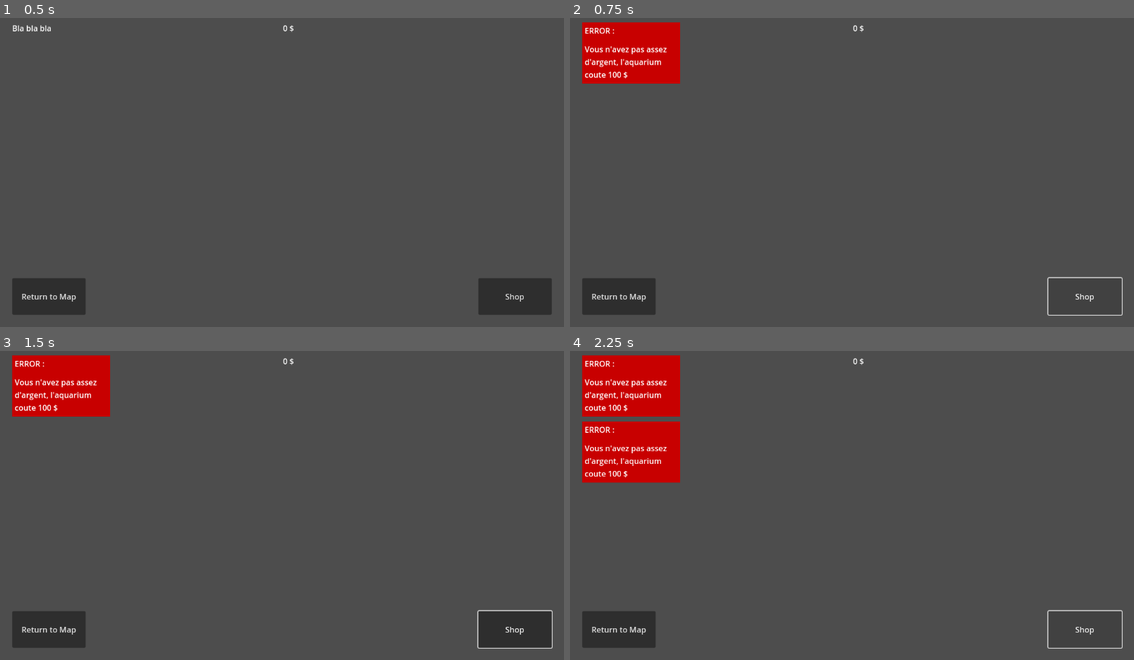
Above: before the commit, frames 1-4 (two rows, left to right).
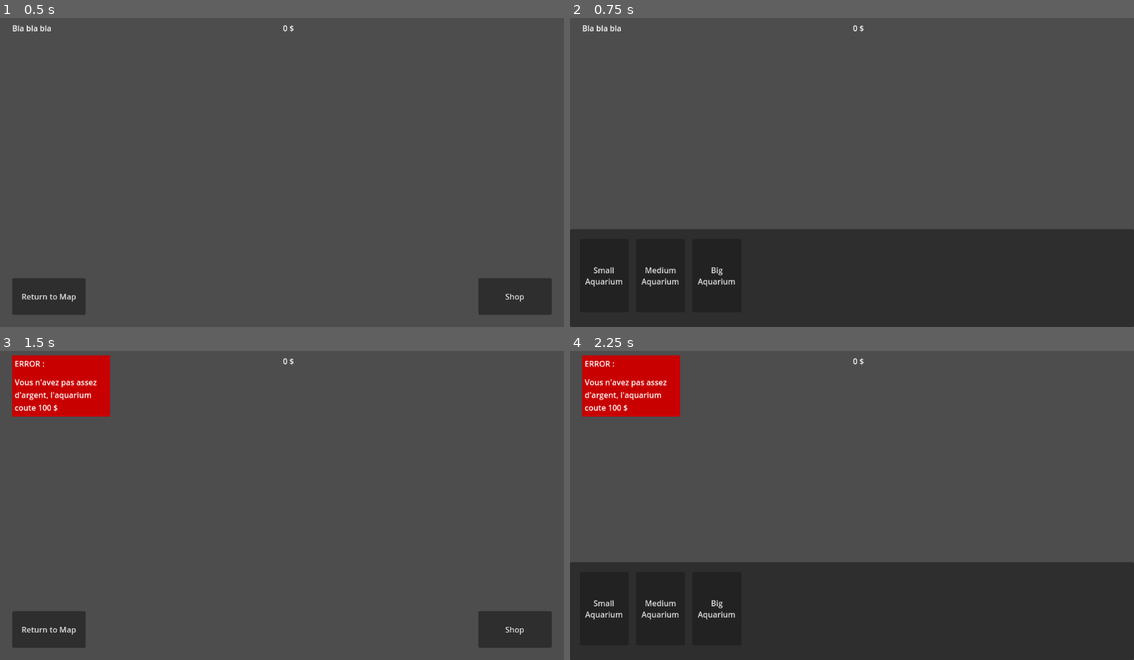
Above: after the commit, the same moments.

Repository: LeSaintRizBleu/poisson
Game: Godot game, scene res://core/aquarium/Aquarium.tscn
Two runs of this game, one before a commit and one after it. Both use one fixed random seed, a clock stepped at 60 frames per second and the inputs below. The engine's default icon, where the game draws it, is replaced by a stand-in: a white triangle on a blue panel in a dark square.
Inputs (mouse positions are in pixels of both pictures, inside the frame that each line leads up to):
- Up to frame 1 (0.5 s): no input
- Up to frame 2 (0.75 s): click "Shop" at 0.5 s
- Up to frame 3 (1.5 s): click (33, 607) at 1.25 s, where only the run after the commit has a clickable "Small Aquarium"
- Up to frame 4 (2.25 s): click "Shop" at 2 s

Frame 1 is identical in both runs. In frame 2, 32% of the frame differs, in the area x 0-100%, y 1-100%; in frame 3, 0.2%; in frame 4, 32%, in the area x 0-100%, y 22-100%.

Commit message:
aquarium shop

Diff:
--- a/core/aquarium/Aquarium.gd
+++ b/core/aquarium/Aquarium.gd
@@ -20,30 +20,33 @@
 			var x: float = aquarium["x"]
 			var y: float = aquarium["y"]
 			var pos: Vector2 = Vector2(x, y)
+			instance.type = aquarium["type"]
 			instance.global_position = pos
 			instance.id = id
 			structures.add_child(instance)
 
-func createTankGhost() -> void:
+func createTankGhost(type: String) -> void:
 	if Save.getMoney() < 100:
 		errorPopup("Vous n'avez pas assez d'argent, l'aquarium coute 100 $")
 	elif ghosts.get_child_count() == 0:
 		var instance: TankGhost = tankGhost.instantiate()
+		instance.type = type
 		ghosts.add_child(instance)
 		instance.createTank.connect(createTank)
 		instance.error.connect(errorPopup)
 
-func createTank(pos: Vector2) -> void:
+func createTank(pos: Vector2, type: String) -> void:
 	hud.update()
-	var id: String = Save.addAquirium(pos)
+	var id: String = Save.addAquirium(pos, type)
 	Save.saveData()
 	var instance: Tank = tank.instantiate()
 	instance.id = id
 	instance.global_position = pos
+	instance.type = type
 	structures.add_child(instance)
 
-func _on_aquarium_hud_create_tank() -> void:
-	createTankGhost()
+func _on_aquarium_hud_create_tank(type: String) -> void:
+	createTankGhost(type)
 
 func errorPopup(content: String) -> void:
 	hud.errorPopup(content)
--- a/core/globals/Save.gd
+++ b/core/globals/Save.gd
@@ -15,14 +15,14 @@
 	var aquariums: Dictionary = data["aquariums"]
 	return aquariums.duplicate(true)
 
-func addAquirium(pos: Vector2) -> String:
+func addAquirium(pos: Vector2, type: String) -> String:
 	var aquariums: Dictionary = data["aquariums"]
 	var aquariumId: String = "aquarium_%s" % aquariums.size()
 	aquariums[aquariumId] = {
 		"x": pos.x,
 		"y": pos.y,
 		"fishes": {},
-		"size": 50
+		"type": type
 	}
 	return aquariumId
 
--- a/core/tank/Tank.gd
+++ b/core/tank/Tank.gd
@@ -3,8 +3,14 @@
 
 var mouse_in: bool = false
 var id: String
+var type: String
+
+@onready var sprite: Sprite2D = $Sprite2D
 
 var visualisationUrl: String = "res://core/visualisation/Visualisation.tscn"
+
+func _ready() -> void:
+	getColorForType()
 
 func destroy() -> void:
 	queue_free()
@@ -25,3 +31,12 @@
 	if Context.ghostOn == false:
 		Context.tankId = id
 		get_tree().change_scene_to_file(visualisationUrl)
+
+func getColorForType() -> void:
+	match type:
+		"small":
+			sprite.modulate = Color("#00ff00")
+		"medium":
+			sprite.modulate = Color("#0000ff")
+		"big":
+			sprite.modulate = Color("#ff0000")
--- a/core/tank/TankGhost.gd
+++ b/core/tank/TankGhost.gd
@@ -2,6 +2,7 @@
 class_name TankGhost
 
 var can_be_placed: int = 0
+var type: String
 
 @onready var sprite: Sprite2D = $Sprite2D
 
@@ -32,7 +33,7 @@
 func create_struct() -> void:
 	if can_be_placed == 0:
 		Save.subMoney(100)
-		createTank.emit(get_pos_in_grid())
+		createTank.emit(get_pos_in_grid(), type)
 		destroy()
 	else:
 		error.emit("L'objet ne peut pas être placé ici, l'espace n'est pas libre.")
--- a/core/ui/aquariumHUD/aquariumHUD.tscn
+++ b/core/ui/aquariumHUD/aquariumHUD.tscn
@@ -1,7 +1,8 @@
-[gd_scene load_steps=3 format=3 uid="uid://emlhy8hilx00"]
+[gd_scene load_steps=4 format=3 uid="uid://emlhy8hilx00"]
 
 [ext_resource type="Script" uid="uid://03yckactusbs" path="res://core/ui/aquariumHUD/aquarium_hud.gd" id="1_kg4aj"]
 [ext_resource type="PackedScene" uid="uid://c6qmtkj61lgup" path="res://core/ui/errorPopup/ErrorPopupManager.tscn" id="2_nd0lw"]
+[ext_resource type="PackedScene" uid="uid://cobv8ufbqehcx" path="res://core/ui/aquariumShop/AquariumShop.tscn" id="3_bamba"]
 
 [node name="AquariumHud" type="CanvasLayer"]
 script = ExtResource("1_kg4aj")
@@ -50,58 +51,8 @@
 
 [node name="ErrorPopupManager" parent="." instance=ExtResource("2_nd0lw")]
 
-[node name="Shop" type="Container" parent="."]
-visible = false
-custom_minimum_size = Vector2(1152, 200)
-anchors_preset = 12
-anchor_top = 1.0
-anchor_right = 1.0
-anchor_bottom = 1.0
-offset_top = -200.0
-grow_horizontal = 2
-grow_vertical = 0
-size_flags_horizontal = 3
-size_flags_vertical = 3
-
-[node name="Panel" type="Panel" parent="Shop"]
-custom_minimum_size = Vector2(1152, 200)
-layout_mode = 2
-size_flags_horizontal = 3
-size_flags_vertical = 3
-
-[node name="MarginContainer" type="MarginContainer" parent="Shop"]
-custom_minimum_size = Vector2(1152, 200)
-layout_mode = 2
-theme_override_constants/margin_left = 20
-theme_override_constants/margin_top = 20
-theme_override_constants/margin_right = 20
-theme_override_constants/margin_bottom = 20
-
-[node name="ScrollContainer" type="ScrollContainer" parent="Shop/MarginContainer"]
-layout_mode = 2
-
-[node name="HBoxContainer" type="HBoxContainer" parent="Shop/MarginContainer/ScrollContainer"]
-custom_minimum_size = Vector2(0, 150)
-layout_mode = 2
-theme_override_constants/separation = 15
-
-[node name="Button" type="Button" parent="Shop/MarginContainer/ScrollContainer/HBoxContainer"]
-custom_minimum_size = Vector2(100, 0)
-layout_mode = 2
-text = "Small Aquarium"
-autowrap_mode = 2
-
-[node name="Button2" type="Button" parent="Shop/MarginContainer/ScrollContainer/HBoxContainer"]
-custom_minimum_size = Vector2(100, 0)
-layout_mode = 2
-text = "Medium Aquarium"
-autowrap_mode = 2
-
-[node name="Button3" type="Button" parent="Shop/MarginContainer/ScrollContainer/HBoxContainer"]
-custom_minimum_size = Vector2(100, 0)
-layout_mode = 2
-text = "Big Aquarium"
-autowrap_mode = 2
+[node name="AquariumShop" parent="." instance=ExtResource("3_bamba")]
 
 [connection signal="pressed" from="MarginContainer/Shop" to="." method="_on_shop_pressed"]
 [connection signal="pressed" from="MarginContainer/Map" to="." method="_on_map_pressed"]
+[connection signal="createTank" from="AquariumShop" to="." method="_on_aquarium_shop_create_tank"]
--- a/core/ui/aquariumHUD/aquarium_hud.gd
+++ b/core/ui/aquariumHUD/aquarium_hud.gd
@@ -2,11 +2,16 @@
 class_name AquariumHUD
 
 var mapUrl: String = "res://core/map/Map.tscn"
+
 @onready var errorPopupManager: ErrorPopupManager = $ErrorPopupManager
 @onready var money: Label = $MarginContainer/HBoxContainer/Money
 
 @onready var shopButton: Button = $MarginContainer/Shop
 @onready var mapButton: Button = $MarginContainer/Map
+
+@onready var shop: AquariumShop = $AquariumShop
+
+var shopOpened: bool = false
 
 signal createTank
 
@@ -22,7 +27,7 @@
 
 
 func _on_shop_pressed() -> void:
-	createTank.emit()
+	openShop()
 
 func errorPopup(content: String) -> void:
 	errorPopupManager.addPopup(content)
@@ -30,3 +35,26 @@
 func update() -> void:
 	var m: int = Save.getMoney()
 	money.text = str(m) + " $"
+
+func openShop() -> void:
+	shopOpened = true
+	shop.open()
+	shopButton.hide()
+	mapButton.hide()
+
+func closeShop() -> void:
+	shopOpened = false
+	shop.close()
+	shopButton.show()
+	mapButton.show()
+
+func _unhandled_input(event: InputEvent) -> void:
+	if event is InputEventMouseButton:
+		var mouse_event: InputEventMouseButton = event as InputEventMouseButton
+		if mouse_event.button_index == MOUSE_BUTTON_RIGHT && mouse_event.pressed:
+			if shopOpened:
+				closeShop()
+
+func _on_aquarium_shop_create_tank(type: String) -> void:
+	closeShop()
+	createTank.emit(type)
--- /dev/null
+++ b/core/ui/aquariumShop/AquariumShop.tscn
@@ -0,0 +1,62 @@
+[gd_scene load_steps=2 format=3 uid="uid://cobv8ufbqehcx"]
+
+[ext_resource type="Script" uid="uid://dk0g0embymee0" path="res://core/ui/aquariumShop/aquarium_shop.gd" id="1_sxa4d"]
+
+[node name="AquariumShop" type="Control"]
+visible = false
+custom_minimum_size = Vector2(1152, 200)
+layout_mode = 3
+anchors_preset = 12
+anchor_top = 1.0
+anchor_right = 1.0
+anchor_bottom = 1.0
+offset_top = -200.0
+grow_horizontal = 2
+grow_vertical = 0
+size_flags_horizontal = 3
+size_flags_vertical = 3
+script = ExtResource("1_sxa4d")
+
+[node name="Panel" type="Panel" parent="."]
+custom_minimum_size = Vector2(1152, 200)
+layout_mode = 0
+size_flags_horizontal = 3
+size_flags_vertical = 3
+
+[node name="MarginContainer" type="MarginContainer" parent="."]
+custom_minimum_size = Vector2(1152, 200)
+layout_mode = 0
+theme_override_constants/margin_left = 20
+theme_override_constants/margin_top = 20
+theme_override_constants/margin_right = 20
+theme_override_constants/margin_bottom = 20
+
+[node name="ScrollContainer" type="ScrollContainer" parent="MarginContainer"]
+layout_mode = 2
+
+[node name="HBoxContainer" type="HBoxContainer" parent="MarginContainer/ScrollContainer"]
+custom_minimum_size = Vector2(0, 150)
+layout_mode = 2
+theme_override_constants/separation = 15
+
+[node name="Small" type="Button" parent="MarginContainer/ScrollContainer/HBoxContainer"]
+custom_minimum_size = Vector2(100, 0)
+layout_mode = 2
+text = "Small Aquarium"
+autowrap_mode = 2
+
+[node name="Medium" type="Button" parent="MarginContainer/ScrollContainer/HBoxContainer"]
+custom_minimum_size = Vector2(100, 0)
+layout_mode = 2
+text = "Medium Aquarium"
+autowrap_mode = 2
+
+[node name="Big" type="Button" parent="MarginContainer/ScrollContainer/HBoxContainer"]
+custom_minimum_size = Vector2(100, 0)
+layout_mode = 2
+text = "Big Aquarium"
+autowrap_mode = 2
+
+[connection signal="pressed" from="MarginContainer/ScrollContainer/HBoxContainer/Small" to="." method="_on_small_pressed"]
+[connection signal="pressed" from="MarginContainer/ScrollContainer/HBoxContainer/Medium" to="." method="_on_medium_pressed"]
+[connection signal="pressed" from="MarginContainer/ScrollContainer/HBoxContainer/Big" to="." method="_on_big_pressed"]
--- /dev/null
+++ b/core/ui/aquariumShop/aquarium_shop.gd
@@ -0,0 +1,19 @@
+extends Control
+class_name AquariumShop
+
+signal createTank
+
+func open() -> void:
+	show()
+
+func close() -> void:
+	hide()
+
+func _on_big_pressed() -> void:
+	createTank.emit("big")
+
+func _on_medium_pressed() -> void:
+	createTank.emit("medium")
+
+func _on_small_pressed() -> void:
+	createTank.emit("small")
--- a/core/ui/inventory/TankInventory.gd
+++ b/core/ui/inventory/TankInventory.gd
@@ -45,9 +45,10 @@
 
 func _on_inventory_list_item_selected(index: int) -> void:
 	var data: Dictionary = Save.getAquarium(id)
-	var size: int = data["size"]
 	var fishesIn: int = 0
 	var fishes: Dictionary = data["fishes"]
+	var type: String = data["type"]
+	var size: int = getSizeForType(type)
 	for v: int in fishes.values():
 		fishesIn += v
 
@@ -61,6 +62,17 @@
 	else:
 		errorPopupManager.addPopup("L'aquarium est plein, vous ne pouvez pas ajouter de poisson")
 
+func getSizeForType(type: String) -> int:
+	var size: int = 0
+	match type:
+		"small":
+			size = 10
+		"medium":
+			size = 25
+		"big":
+			size = 60
+	return size
+
 func _on_quit_pressed() -> void:
 	quit()
 
Not shown, added: core/ui/aquariumShop/aquarium_shop.gd.uid
